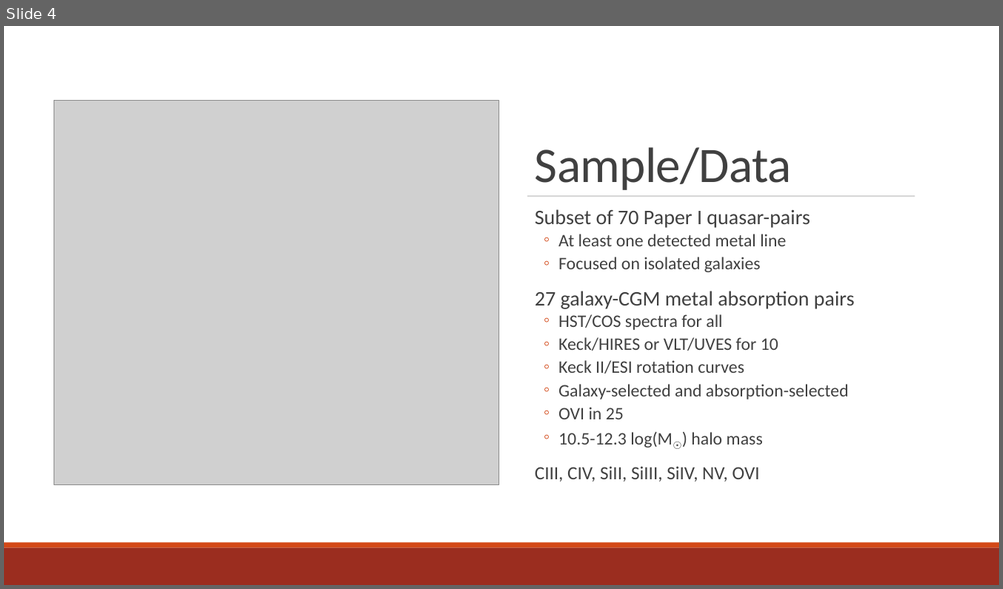
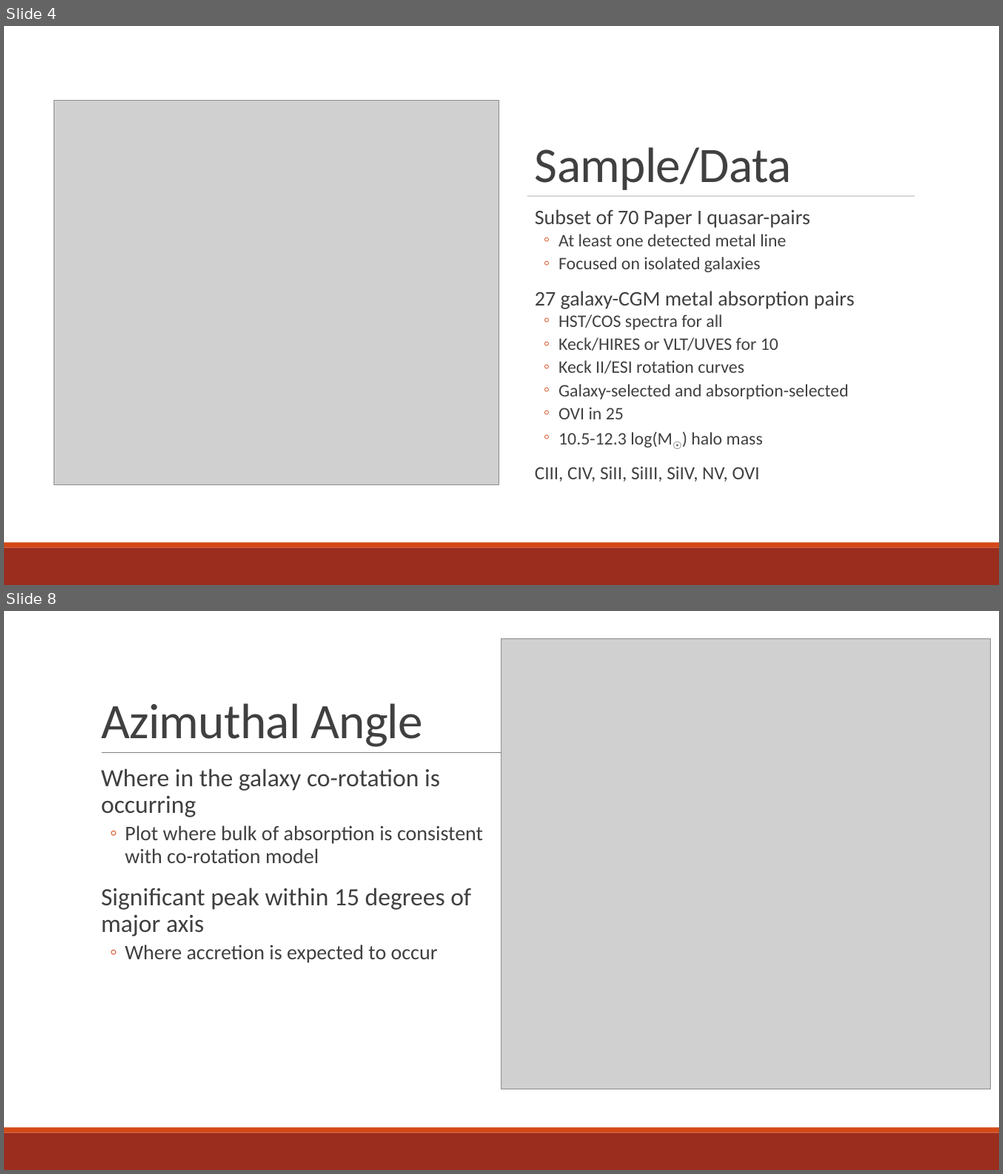
Before and after one commit to brockparker/Coursework, a slide deck: CGM_Group_12012023.pptx. Shown one above the other, each under a label of ours: slide 4 before the commit, slides 4 and 8 after it; the slides between them are not shown. The pictures are 1003x589 and 1003x1174 pixels, drawn with LibreOffice and Linux fonts; fonts in the diff are those of the drawing; grey boxes stand for pictures. Boxes give left, top, right and bottom in pixels: in the first picture for what was removed or moved away, otherwise in the second. Text is boxed around its words. In the diff, an @@ line names an element or a change of style, - is before the commit and + after.

```diff
--- a/CGM_Group_12012023.pptx
+++ b/CGM_Group_12012023.pptx
@@ slide 8 added at (4,611,999,1170), background #FFFFFF @@
@@ picture added at (502,638,991,1090) @@
@@ title added at (101,703,423,747), 48 pt, text #404040 @@
+Azimuthal Angle
@@ line added from (102, 753) to (915, 753), #808080 0.5 pt @@
@@ text added at (101,769,483,963), 20 pt, text #404040 @@
+  Where in the galaxy co-rotation is occurring
+  ◦ Plot where bulk of absorption is consistent with co-rotation model
+  Significant peak within 15 degrees of major axis
+  ◦ Where accretion is expected to occur
@@ rectangle added at (4,1133,999,1170), fill #9B2D1F @@
@@ rectangle added at (4,1128,999,1133), fill #D34817 @@
```
Also in this commit, not shown: 4 slides changed, 3 other slides added, 8 slides removed.
